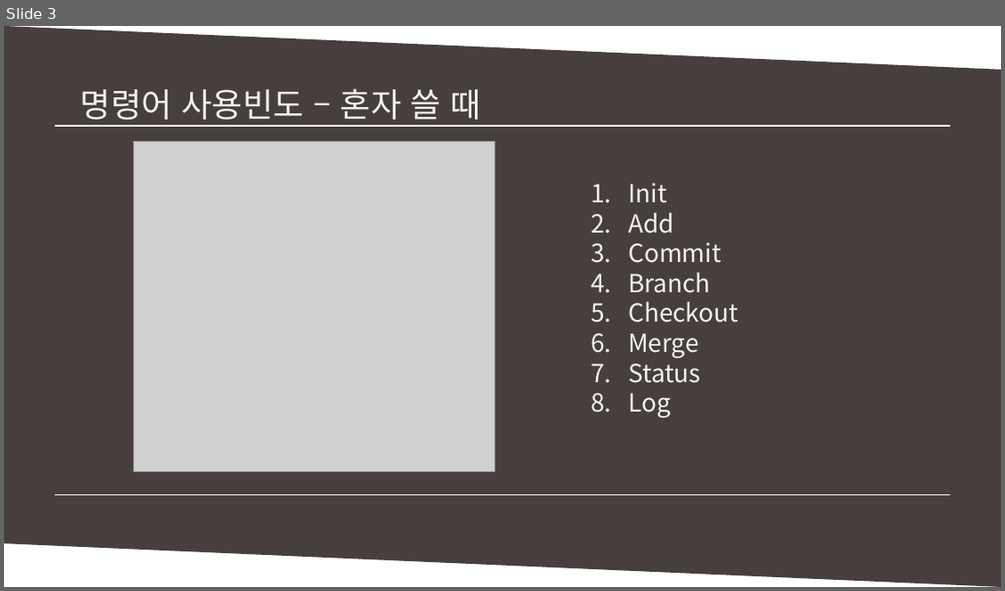
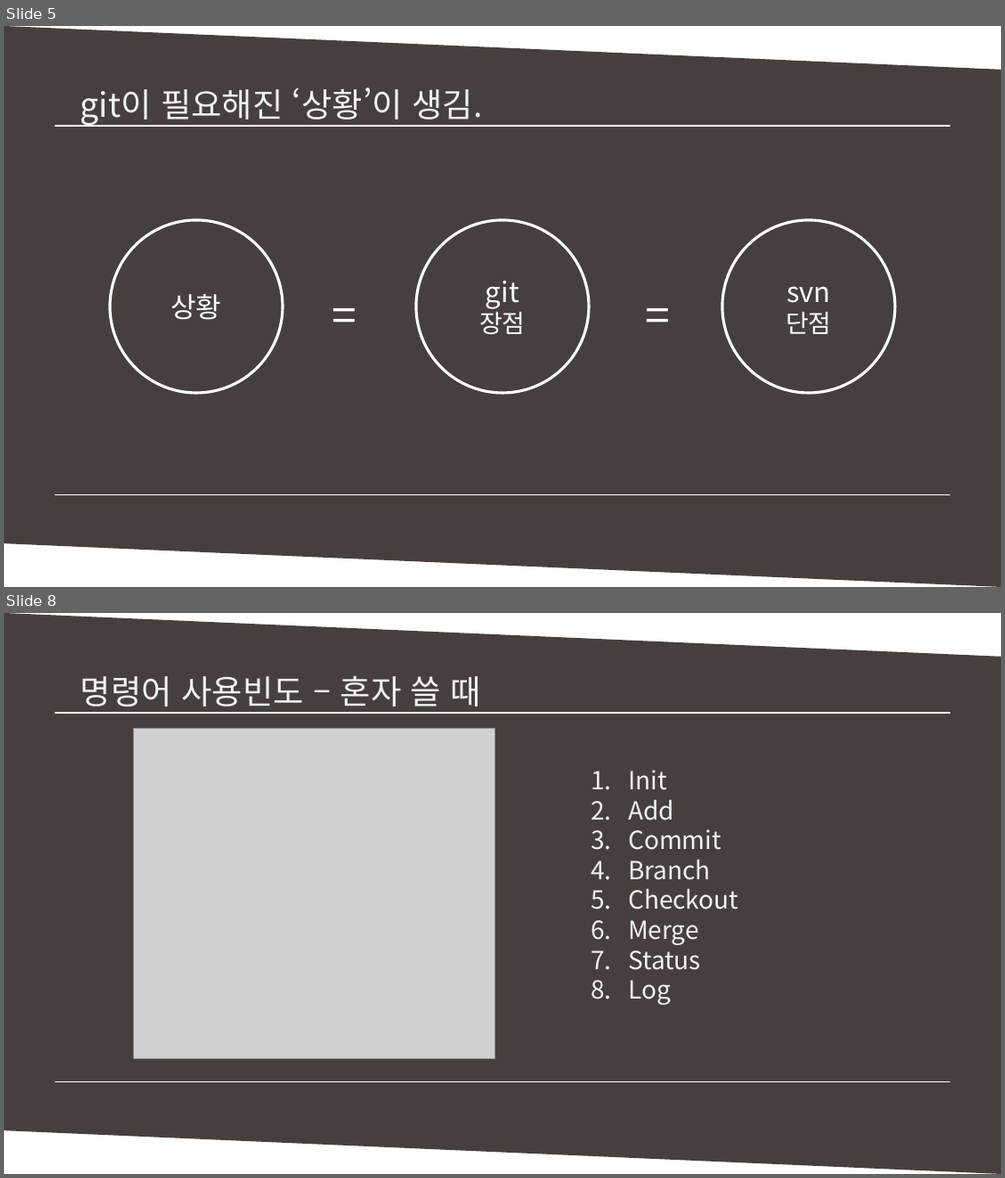
Before and after one commit to MinSikMoon/pptgit, a slide deck: git발표.pptx. Shown one above the other, each under a label of ours: slide 3 before the commit, slides 5 and 8 after it; the slides between them are not shown. The pictures are 1005x591 and 1005x1178 pixels, drawn with LibreOffice and Linux fonts; fonts in the diff are those of the drawing; grey boxes stand for pictures. Boxes give left, top, right and bottom in pixels: in the first picture for what was removed or moved away, otherwise in the second. Text is boxed around its words. In the diff, an @@ line names an element or a change of style, - is before the commit and + after.

Commit message:
상황1 까지 완성

```diff
--- a/git발표.pptx
+++ b/git발표.pptx
@@ slide 5 added at (x1=4, y1=26, x2=1001, y2=587), background #FFFFFF @@
@@ parallelogram added at (x1=4, y1=26, x2=1001, y2=586), fill #473F3D @@
@@ text added at (x1=81, y1=87, x2=482, y2=126), 24 pt, text #F2F2F2 @@
+git이 필요해진 ‘상황’이 생김.
@@ line added from (55, 126) to (950, 126), #FFFFFF 1 pt @@
@@ line added from (63, 126) to (950, 126), #FFFFFF 1 pt @@
@@ ellipse added at (x1=110, y1=220, x2=282, y2=393), outline #FFFFFF 2 pt, 20 pt, text #FFFFFF @@
+상황
@@ ellipse added at (x1=416, y1=220, x2=588, y2=393), outline #FFFFFF 2 pt, 20 pt, text #FFFFFF @@
+git
+장점
@@ ellipse added at (x1=721, y1=220, x2=894, y2=393), outline #FFFFFF 2 pt, 20 pt, text #FFFFFF @@
+svn
+단점
@@ text added at (x1=322, y1=283, x2=369, y2=347), 32 pt, text #FFFFFF @@
+=
@@ text added at (x1=636, y1=283, x2=683, y2=347), 32 pt, text #FFFFFF @@
+=
@@ line added from (55, 494) to (942, 494), #FFFFFF 1 pt @@
@@ line added from (55, 494) to (950, 494), #FFFFFF 1 pt @@
@@ what was slide 3 is now slide 8 @@
```
Also in this commit, not shown: 2 slides changed, 4 other slides added, 1 slide removed.
